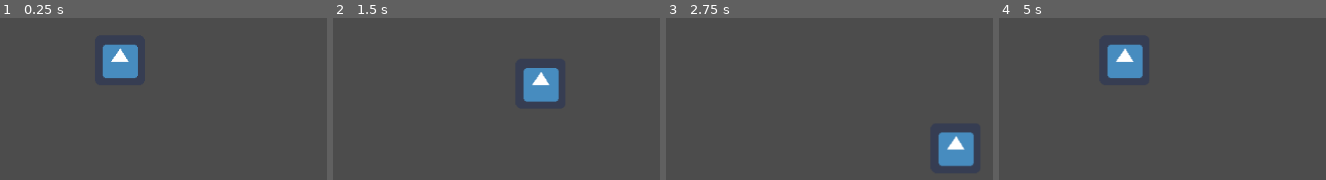
Above: before the commit, frames 1-4 (left to right).
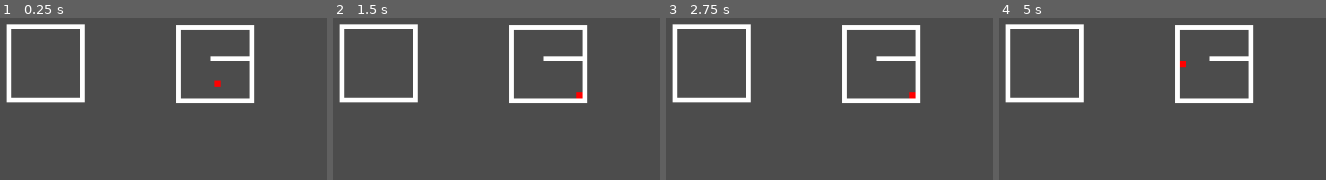
Above: after the commit, the same moments.

Repository: bsu-cs315/Final_Project_Group5
Game: Godot game, scene res://World.tscn
Same seed, same stepped clock (60 frames per second), same inputs: the game is played once before the commit and once after it. The engine's default icon, where the game draws it, is replaced by a stand-in: a white triangle on a blue panel in a dark square.
Inputs:
- Up to frame 1 (0.25 s): no input
- Up to frame 2 (1.5 s): tap Enter at 0.5 s; hold Right (move_right) 0.53-1.28 s; hold Down (move_down) from 1.28 s (still down)
- Up to frame 3 (2.75 s): release Down (move_down) at 2.03 s; hold Right (move_right) from 2.03 s (still down)
- Up to frame 4 (5 s): release Right (move_right) at 2.78 s; hold Up (move_up) 2.78-3.53 s; hold Left (move_left) from 3.53 s (still down)

The runs differ from the first frame. In frame 1, 8.7% of the frame differs, in the area x 1-78%, y 3-53%; in frame 2, 8.5%; in frame 3, 8.7%; in frame 4, 8.7%.

Commit message:
Add stretchable barrier object to construct environment for player

Diff:
--- /dev/null
+++ b/project/Barrier.tscn
@@ -0,0 +1,15 @@
+[gd_scene load_steps=3 format=2]
+
+[ext_resource path="res://sprites/white_pixel.png" type="Texture" id=1]
+
+[sub_resource type="RectangleShape2D" id=1]
+extents = Vector2( 0.5, 0.5 )
+
+[node name="Barrier" type="StaticBody2D"]
+
+[node name="Sprite" type="Sprite" parent="."]
+position = Vector2( 1.19209e-07, 1.99676e-06 )
+texture = ExtResource( 1 )
+
+[node name="CollisionShape2D" type="CollisionShape2D" parent="."]
+shape = SubResource( 1 )
--- a/project/Player.gd
+++ b/project/Player.gd
@@ -3,7 +3,7 @@
 var _velocity : Vector2 = Vector2.ZERO
 var _speed : int = 150
 
-func _physics_process(delta):
+func _physics_process(_delta):
 	var input := Vector2.ZERO
 	input.x = Input.get_axis("move_left", "move_right")
 	input.y = Input.get_axis("move_up", "move_down")
--- a/project/Player.tscn
+++ b/project/Player.tscn
@@ -1,17 +1,17 @@
 [gd_scene load_steps=4 format=2]
 
-[ext_resource path="res://icon.png" type="Texture" id=1]
+[ext_resource path="res://sprites/red_pixel.png" type="Texture" id=1]
 [ext_resource path="res://Player.gd" type="Script" id=2]
 
 [sub_resource type="RectangleShape2D" id=1]
-extents = Vector2( 28.75, 30.25 )
+extents = Vector2( 4, 4 )
 
 [node name="Player" type="KinematicBody2D"]
 script = ExtResource( 2 )
 
 [node name="Sprite" type="Sprite" parent="."]
+scale = Vector2( 8, 8 )
 texture = ExtResource( 1 )
 
 [node name="CollisionShape2D" type="CollisionShape2D" parent="."]
-position = Vector2( -0.25, 0.25 )
 shape = SubResource( 1 )
--- a/project/World.tscn
+++ b/project/World.tscn
@@ -1,8 +1,45 @@
-[gd_scene load_steps=2 format=2]
+[gd_scene load_steps=3 format=2]
 
 [ext_resource path="res://Player.tscn" type="PackedScene" id=1]
+[ext_resource path="res://Barrier.tscn" type="PackedScene" id=2]
 
 [node name="World" type="Node2D"]
 
 [node name="Player" parent="." instance=ExtResource( 1 )]
-position = Vector2( 508, 267 )
+position = Vector2( 633, 297 )
+
+[node name="Barrier" parent="." instance=ExtResource( 2 )]
+position = Vector2( 366, 271 )
+scale = Vector2( 6, 100 )
+
+[node name="Barrier2" parent="." instance=ExtResource( 2 )]
+position = Vector2( 413, 318 )
+scale = Vector2( 100, 6 )
+
+[node name="Barrier3" parent="." instance=ExtResource( 2 )]
+position = Vector2( 460, 271 )
+scale = Vector2( 6, 100 )
+
+[node name="Barrier4" parent="." instance=ExtResource( 2 )]
+position = Vector2( 413, 224 )
+scale = Vector2( 100, 6 )
+
+[node name="Barrier6" parent="." instance=ExtResource( 2 )]
+position = Vector2( 583, 272 )
+scale = Vector2( 6, 100 )
+
+[node name="Barrier5" parent="." instance=ExtResource( 2 )]
+position = Vector2( 630, 225 )
+scale = Vector2( 100, 6 )
+
+[node name="Barrier7" parent="." instance=ExtResource( 2 )]
+position = Vector2( 630, 319 )
+scale = Vector2( 100, 6 )
+
+[node name="Barrier8" parent="." instance=ExtResource( 2 )]
+position = Vector2( 677, 272 )
+scale = Vector2( 6, 100 )
+
+[node name="Barrier9" parent="." instance=ExtResource( 2 )]
+position = Vector2( 649, 265 )
+scale = Vector2( 50, 6 )
Binary file added: project/sprites/red_pixel.png
Not shown, added: project/sprites/red_pixel.png.import
Binary file added: project/sprites/white_pixel.png
Not shown, added: project/sprites/white_pixel.png.import
